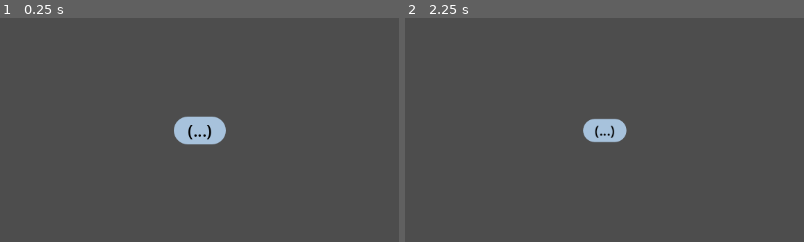
Above: before the commit, frames 1-2 (left to right).
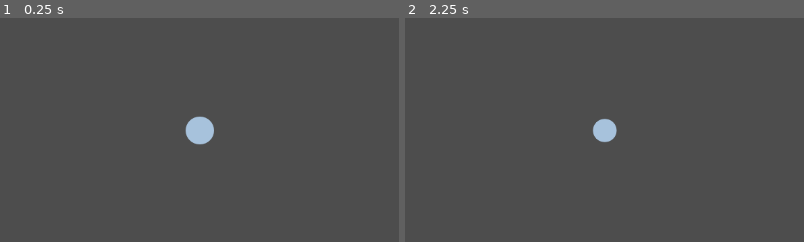
Above: after the commit, the same moments.

Repository: spikeyarmaku/meddle
Game: Godot game, scene res://tree_test.tscn
The game is run twice, just before and just after one commit, with the same random seed, the same clock (stepped at 60 frames per second) and the same inputs. This scene is started directly instead of the project's main scene.
Inputs (mouse positions are % of the whole screen's width and height, from its top left):
- Up to frame 1 (0.25 s): no input
- Up to frame 2 (2.25 s): tap Enter at 0.5, 2 s; move the mouse to (72, 45) at 0.52 s; hold Right mouse button (camera_move) 0.53-1.25 s; click (72, 45) at 0.67 s; tap Space at 1.25 s; drag from (30, 55) to (45, 70) at 1.27 s; move the mouse to (60, 28) at 2.02 s; hold Mouse wheel down (camera_zoom_out) from 2.03 s (still down); click (60, 28) at 2.17 s
The pictures show only the part of the screen within x 25-75%, y 25-75%; the shares and areas given below are measured in that part.

The runs differ from the first frame. In frame 1, 0.9% of the frame differs, in the area x 43-57%, y 43-57%; in frame 2, 0.6%.
Error in both runs: Invalid call. Nonexistent function 'deserialize' in base 'Node2D (tree.gd)'. (res://tree_test.gd:18)

Commit message:
Update tree deserialization

Diff:
--- a/vm/tree.gd
+++ b/vm/tree.gd
@@ -1,8 +1,6 @@
 extends Node2D
 
-enum ValueType {Delta, Symbol, String, Rational, Primop}
-enum ProgramType {Leaf, Stem, Fork, Value}
-enum Primop {Add, Sub, Mul, Div, Eq}
+enum ProgramType {Leaf, Stem, Fork}
 
 var node_count : int = 1
 
@@ -19,6 +17,7 @@
         return %ExpandedLabel.text
     set(new_value):
         %ExpandedLabel.text = new_value
+        %FoldedLabel.text = "(" + new_value + ")"
 
 var _children_width = 0:
     get:
@@ -37,15 +36,16 @@
     set(new_width):
         print("PANIC! Attempted to change width to ", new_width)
 
-var _expanded : bool = false:
+var _expanded : bool = true:
     get:
         return _expanded
     set(is_expanded):
-        $SubTrees.visible = is_expanded
-        $Shape.visible = is_expanded
-        %ExpandedLabel.visible = is_expanded
-        %FoldedLabel.visible = not is_expanded
-        _expanded = is_expanded
+        if $SubTrees.get_child_count() > 0:
+            $SubTrees.visible = is_expanded
+            $Shape.visible = is_expanded
+            %ExpandedLabel.visible = is_expanded
+            %FoldedLabel.visible = not is_expanded
+            _expanded = is_expanded
 
 func _process(_delta):
     if _expanded:
@@ -120,30 +120,16 @@
                 for c in $SubTrees.get_children():
                     c.set_expand(false, recursive, node_limit)
 
-func value_deserialize(serializer : Serializer) -> String:
+func program_deserialize(serializer : Serializer):
+    label = serializer.read_null_terminated_string()
+    if label == "":
+        label = "Δ"
     var type = serializer.read_uint8()
-    match type:
-        ValueType.Delta:     return "Δ"
-        ValueType.Symbol:    return serializer.read_null_terminated_string()
-        ValueType.String:    return "\"" + serializer.read_null_terminated_string() + "\""
-        ValueType.Rational:  return str(_read_rational(serializer))
-        ValueType.Primop:
-            var primop = serializer.read_uint8()
-            var primop_strings = ["Add", "Sub", "Mul", "Div", "Eq"]
-            return "<" + primop_strings[primop] + ">"
-    return "ERROR: value_deserialize: invalid term / operator type"
-
-func program_deserialize(serializer : Serializer):
-    var type = serializer.read_uint8()
-    if type == ProgramType.Value:
-        %ExpandedLabel.text = value_deserialize(serializer)
-    else:
-        %ExpandedLabel.text = "Δ"
-        for i in type:
-            var child = TreeNode.instantiate()
-            child.program_deserialize(serializer)
-            node_count += child.node_count
-            $SubTrees.add_child(child)
+    for i in type:
+        var child = TreeNode.instantiate()
+        child.program_deserialize(serializer)
+        node_count += child.node_count
+        $SubTrees.add_child(child)
 
 func tree_deserialize_compact(serializer : Serializer):
     var type = serializer.read_uint8()
@@ -185,7 +171,7 @@
             c.move_children(true)
 
 func reset():
-    %ExpandedLabel.text = ""
+    label = ""
 #    width = $Node.size.x
     for s in $Shape.get_children():
         s.queue_free()
Not shown: 1 places in vm/tree.tscn that only renumber resources
